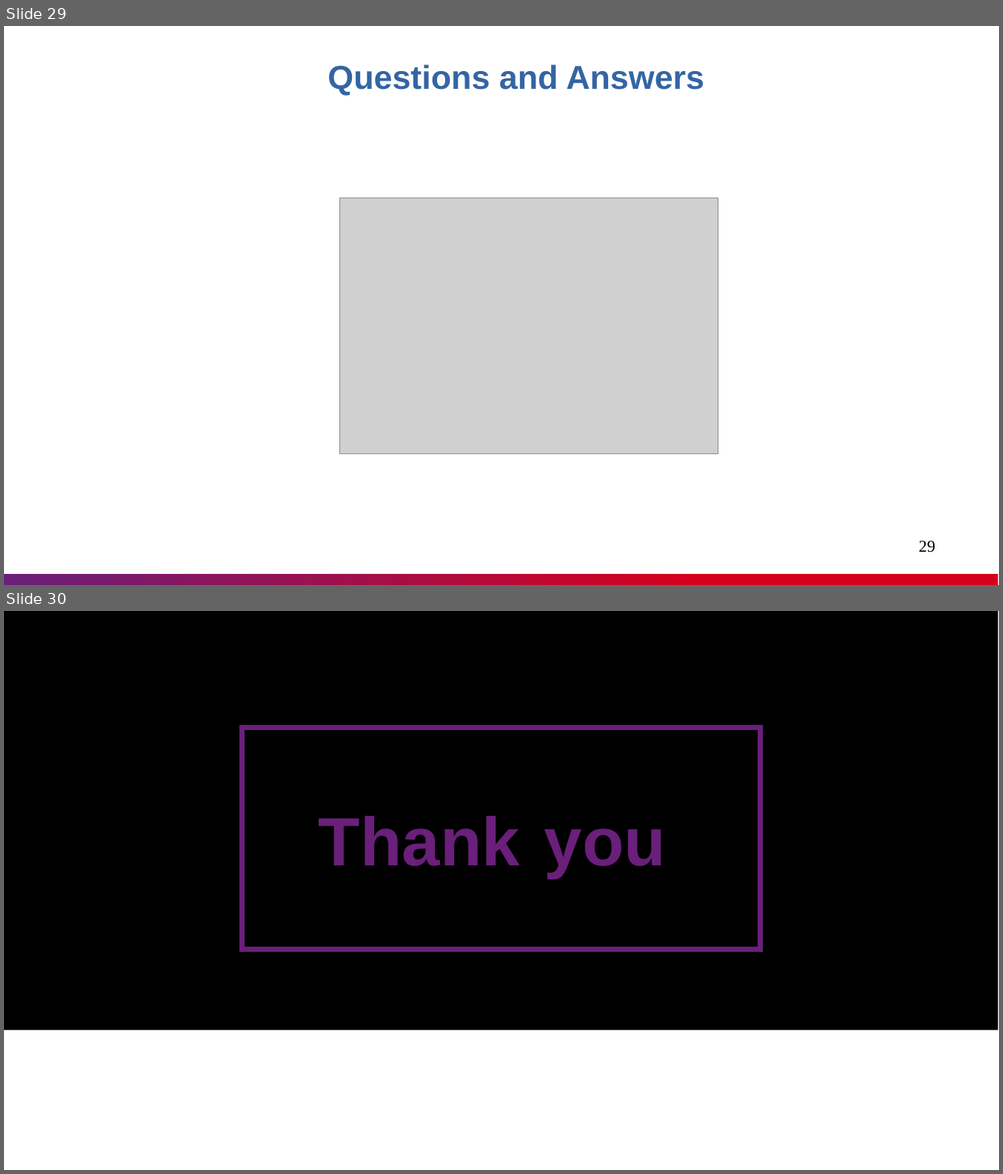
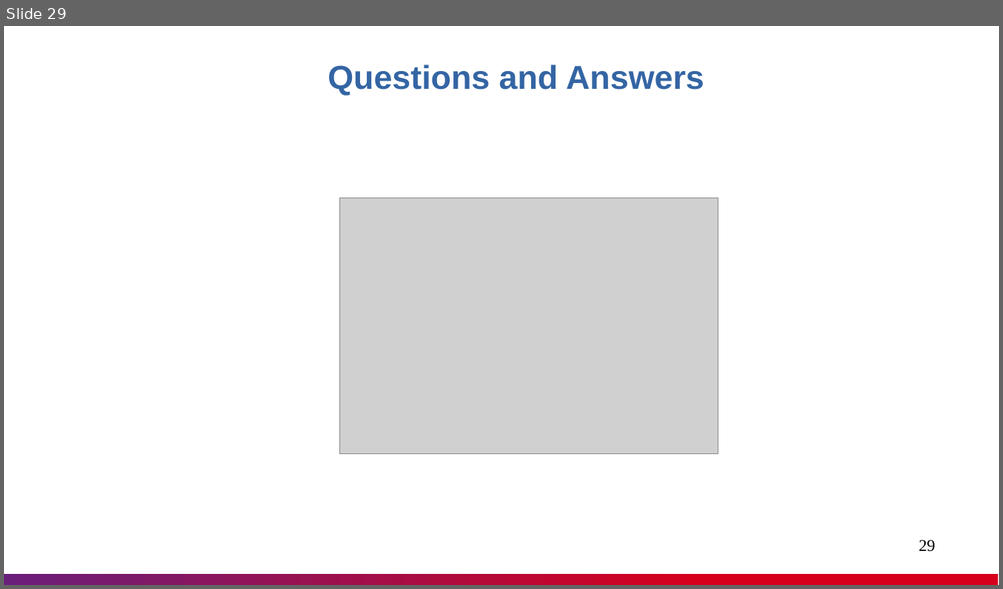
Before and after one commit to nashtech-garage/kubernetes, a slide deck: documents/K8s_Knowledge_Sharing.pptx. Shown one above the other, each under a label of ours: slides 29 and 30 before the commit, slide 29 after it. The pictures are 1003x1174 and 1003x589 pixels, drawn with LibreOffice and Linux fonts; fonts in the diff are those of the drawing; grey boxes stand for pictures; background and template pictures are left out. Boxes give left, top, right and bottom in pixels: in the first picture for what was removed or moved away, otherwise in the second. Text is boxed around its words. In the diff, an @@ line names an element or a change of style, - is before the commit and + after.

```diff
--- a/documents/K8s_Knowledge_Sharing.pptx
+++ b/documents/K8s_Knowledge_Sharing.pptx
@@ slide 30 removed at <box>4,611,999,1170</box>, background #FFFFFF @@
@@ rectangle removed at <box>4,611,998,1031</box> @@
@@ rectangle removed at <box>242,728,760,950</box> @@
@@ text removed at <box>318,816,666,878</box> @@
-Thank you
```
Also in this commit, not shown: 2 slides changed, 1 slide added.
